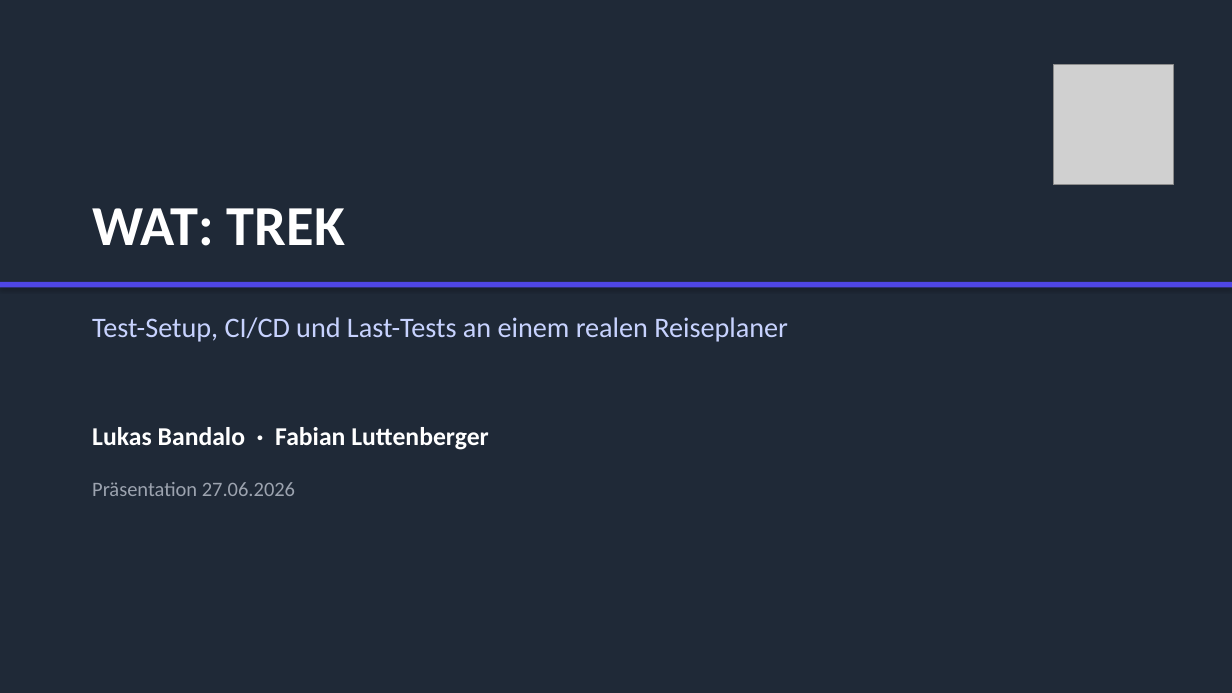
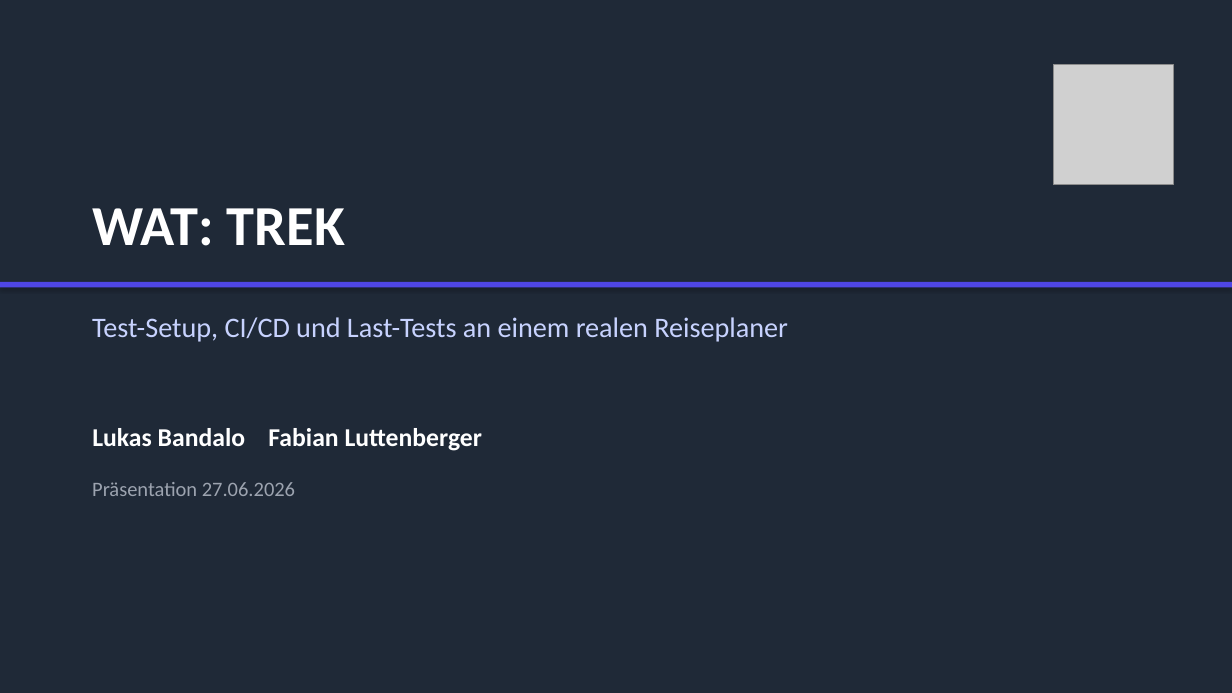
Before and after one commit to luttfab77/TREK-wat4, a slide deck: slide 1 of PRESENTATION.pptx. Drawn at 1232x693 pixels with LibreOffice and Linux fonts; fonts in the diff are those of the drawing; grey boxes stand for pictures. Boxes give left, top, right and bottom in pixels: in the first picture for what was removed or moved away, otherwise in the second. Text is boxed around its words. In the diff, an @@ line names an element or a change of style, - is before the commit and + after.

```diff
--- a/PRESENTATION.pptx
+++ b/PRESENTATION.pptx
@@ text at <box>92,428,482,451</box>: text changed @@
-Lukas Bandalo · Fabian Luttenberger
+Lukas Bandalo Fabian Luttenberger
```
Also in this commit, not shown: 7 other slides changed.
